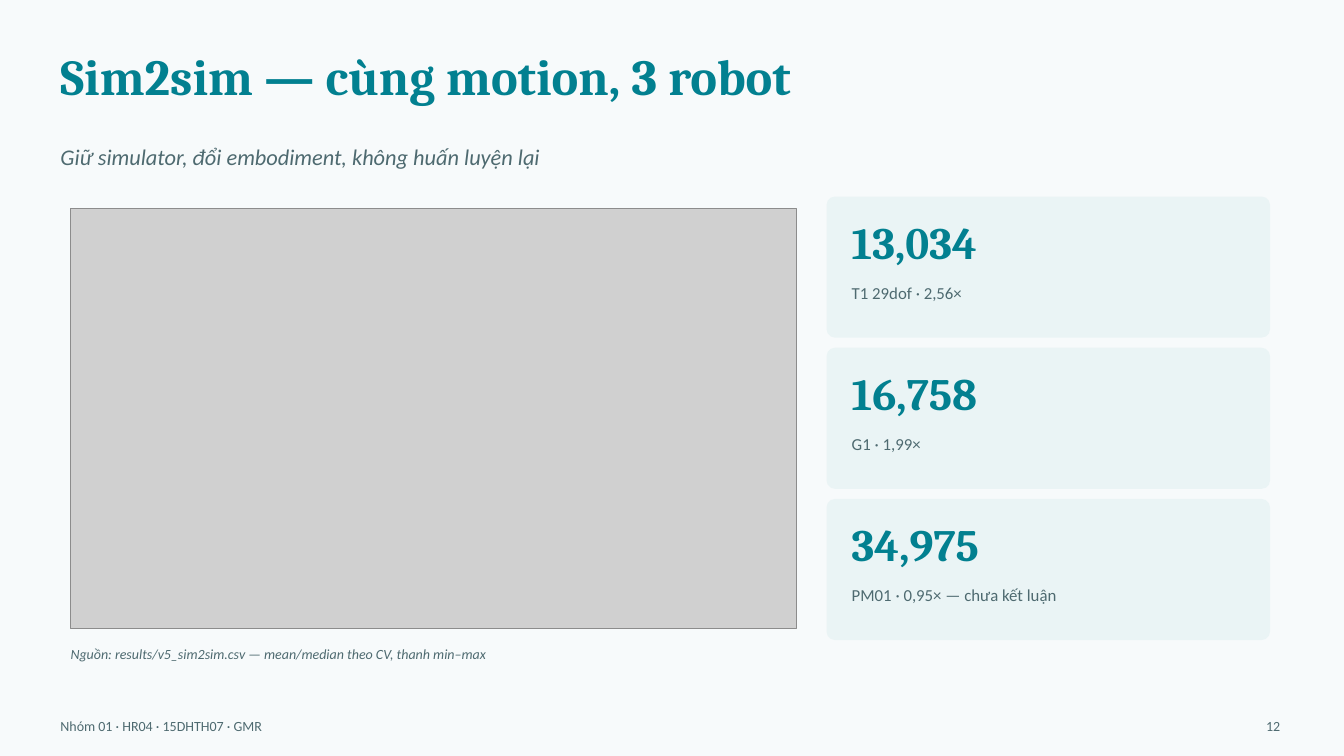
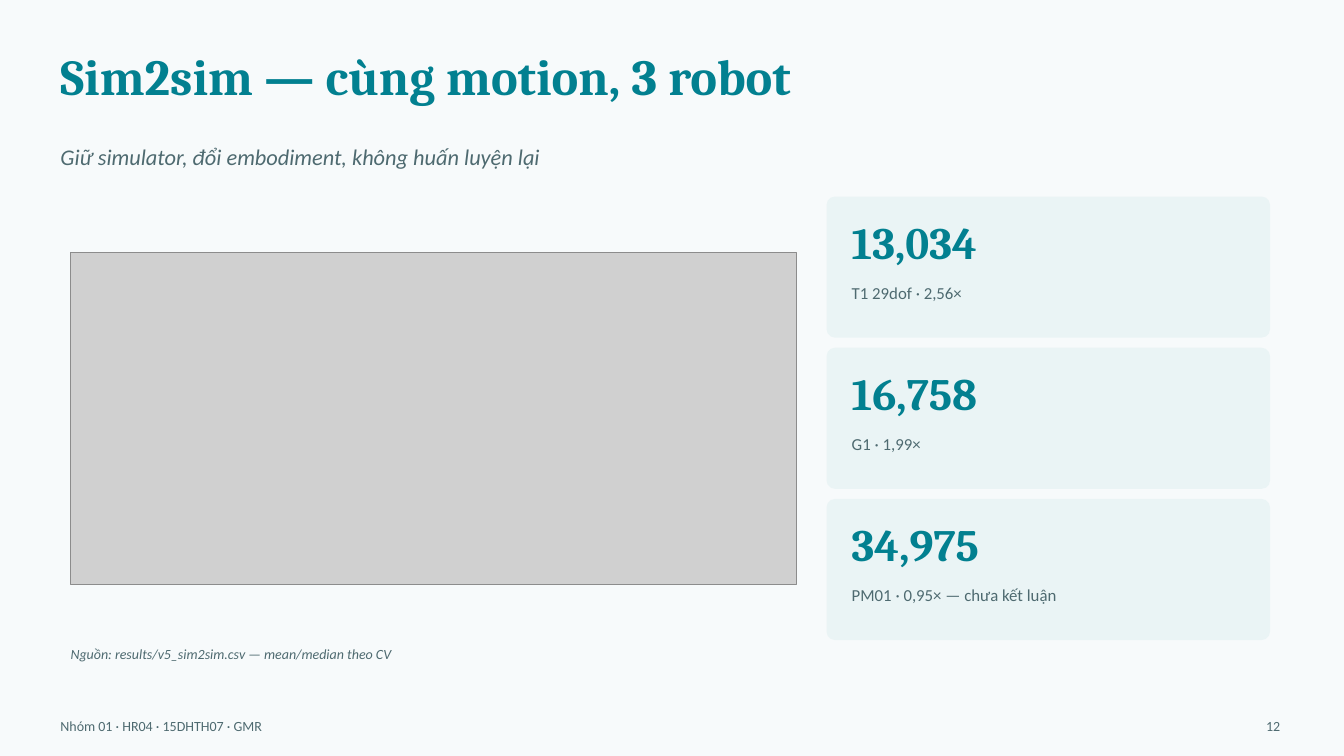
Before and after one commit to mtzwyu/GMR-Humanoid-Retargeting-Benchmark, a slide deck: slide 12 of report/slides.pptx. Drawn at 1344x756 pixels with LibreOffice and Linux fonts; fonts in the diff are those of the drawing; grey boxes stand for pictures. Boxes give left, top, right and bottom in pixels: in the first picture for what was removed or moved away, otherwise in the second. Text is boxed around its words. In the diff, an @@ line names an element or a change of style, - is before the commit and + after.

```diff
--- a/report/slides.pptx
+++ b/report/slides.pptx
@@ picture: place and size @@
-picture at [71, 209, 797, 629]
+picture at [71, 252, 797, 584]
@@ text at [71, 648, 391, 662]: text changed @@
-Nguồn: results/v5_sim2sim.csv — mean/median theo CV, thanh min–max
+Nguồn: results/v5_sim2sim.csv — mean/median theo CV
```
Also in this commit, not shown: 1 other slide changed, 5 other files.
